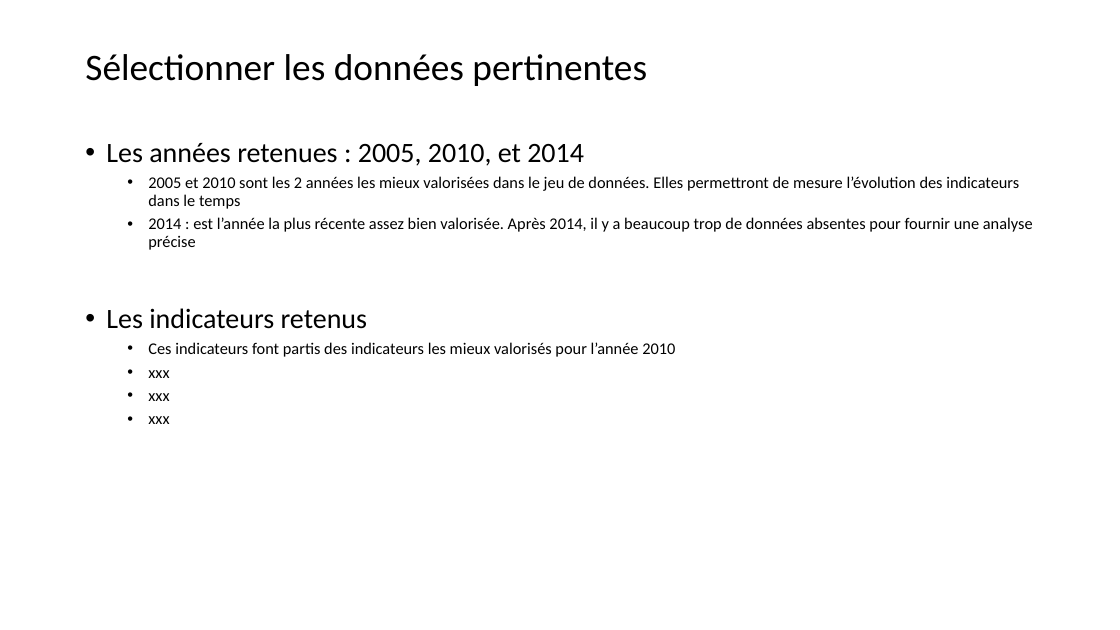
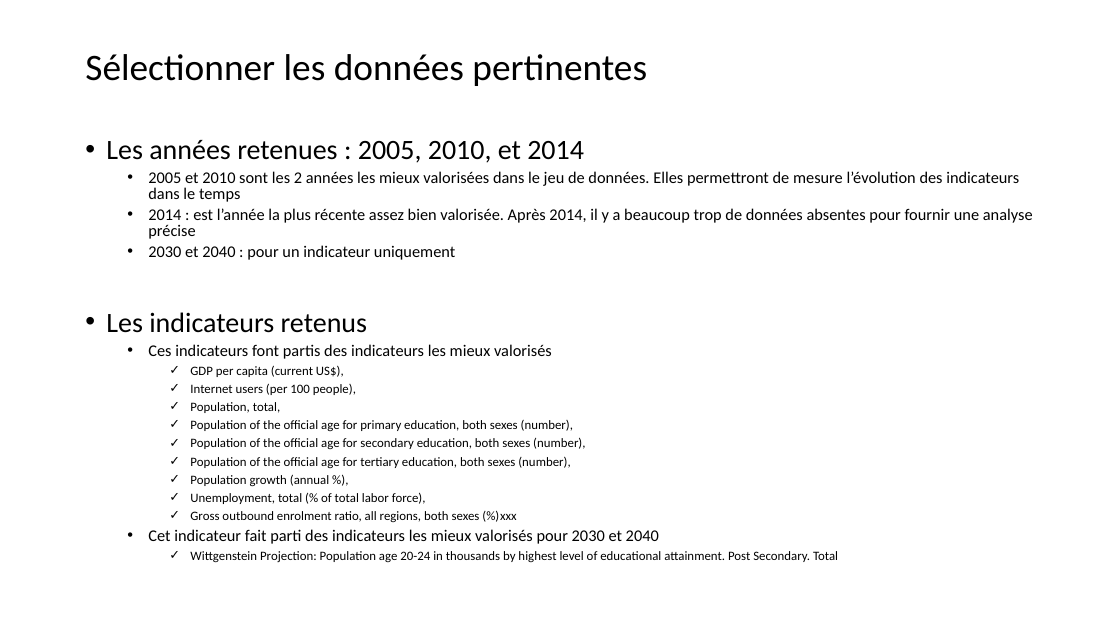
Before and after one commit to ludovic-source/Data_scientist_formation, a slide deck: slide 8 of livrables/Projet_2_presentation_Ludovic_Chimier.pptx (slide 7 before the commit). Drawn at 1120x630 pixels with LibreOffice and Linux fonts; fonts in the diff are those of the drawing. Boxes give left, top, right and bottom in pixels: in the first picture for what was removed or moved away, otherwise in the second. Text is boxed around its words. In the diff, an @@ line names an element or a change of style, - is before the commit and + after.

```diff
--- a/livrables/Projet_2_presentation_Ludovic_Chimier.pptx
+++ b/livrables/Projet_2_presentation_Ludovic_Chimier.pptx
@@ text at (x1=106, y1=140, x2=1033, y2=333): line spacing 0.9 to 0.8 @@
@@ text at (x1=148, y1=245, x2=455, y2=260): paragraph added @@
+  • 2030 et 2040 : pour un indicateur uniquement
@@ text at (x1=148, y1=344, x2=838, y2=563): text changed; size 14 to 11 pt @@
-  • Ces indicateurs font partis des indicateurs les mieux valorisés pour l’année 2010
-  • xxx
-  • xxx
-  • xxx
+  • Ces indicateurs font partis des indicateurs les mieux valorisés
+    ✓ GDP per capita (current US$),
+    ✓ Internet users (per 100 people),
+    ✓ Population, total,
+    ✓ Population of the official age for primary education, both sexes (number),
+    ✓ Population of the official age for secondary education, both sexes (number),
+    ✓ Population of the official age for tertiary education, both sexes (number),
+    ✓ Population growth (annual %),
+    ✓ Unemployment, total (% of total labor force),
+    ✓ Gross outbound enrolment ratio, all regions, both sexes (%)xxx
+  • Cet indicateur fait parti des indicateurs les mieux valorisés pour 2030 et 2040
+    ✓ Wittgenstein Projection: Population age 20-24 in thousands by highest level of educational attainment. Post Secondary. Total
```
Also in this commit, not shown: 9 other slides changed, 16 slides added, 1 slide removed.
